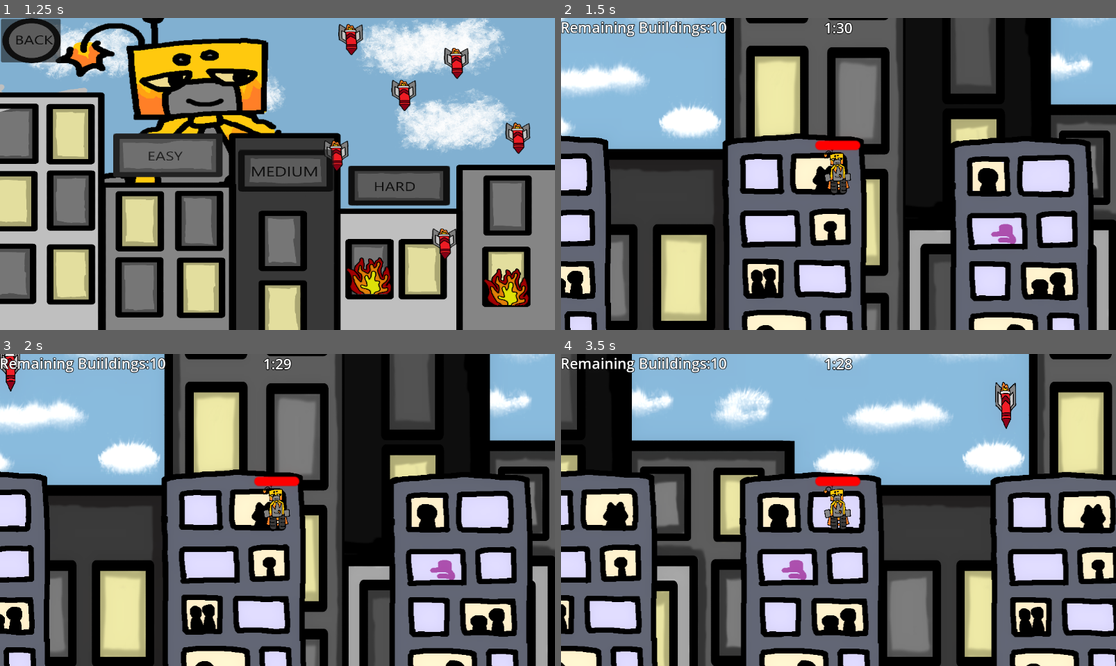
Above: before the commit, frames 1-4 (two rows, left to right).
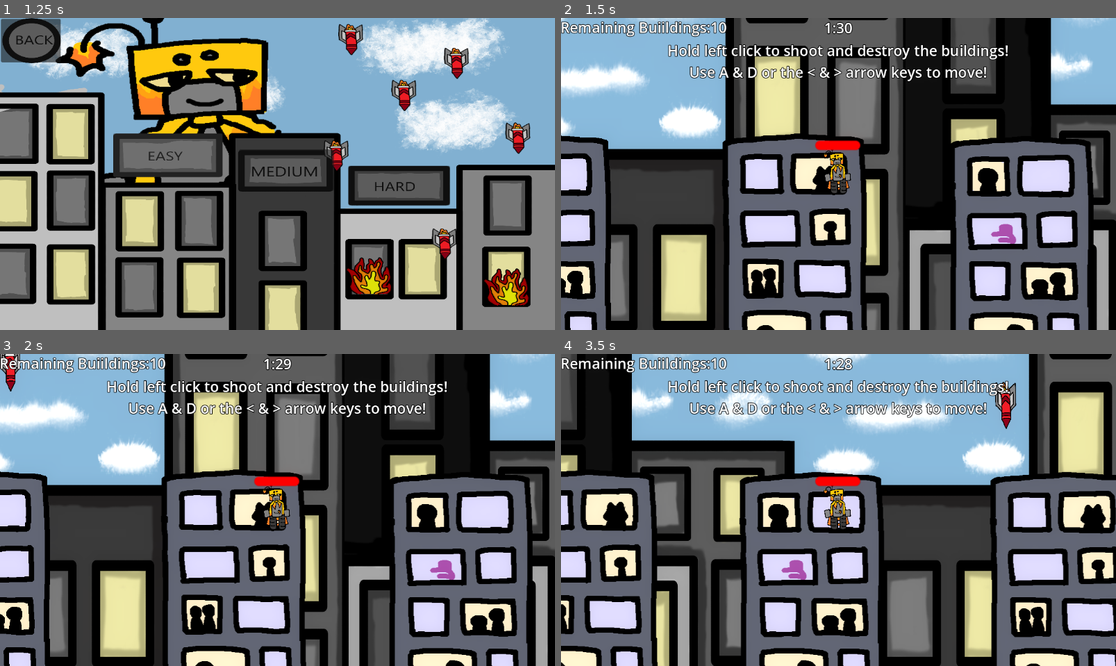
Above: after the commit, the same moments.

Repository: GeirlanthArchivest/oops--i-maybe-did-it-again
Game: Godot game, scene res://Scenes/start_menu.tscn
The game is run twice, just before and just after one commit, with the same random seed, the same clock (stepped at 60 frames per second) and the same inputs. The engine's default icon, where the game draws it, is replaced by a stand-in: a white triangle on a blue panel in a dark square.
Inputs (mouse positions are in pixels of both pictures, inside the frame that each line leads up to):
- Up to frame 1 (1.25 s): click (166, 155) at 0.5 s
- Up to frame 2 (1.5 s): click (727, 155) at 1.25 s
- Up to frame 3 (2 s): no input
- Up to frame 4 (3.5 s): tap Enter (shoot) at 2, 2.85 s; move the mouse to (960, 494) at 2.02 s; hold Enter (shoot) 2.03-2.78 s; hold Right (move_right) from 2.03 s (still down); tap Space (jump) at 2.27, 3.02 s; move the mouse to (727, 525) at 2.77 s

Frame 1 is identical in both runs. In frame 2, 2.1% of the frame differs, in the area x 19-81%, y 8-21%; in frame 3, 2.1%; in frame 4, 2.7%.

Commit message:
Added quick 5 second text to tell you how to play

Diff:
--- a/oops!-i-maybe-did-it-again/Scenes/main_level.tscn
+++ b/oops!-i-maybe-did-it-again/Scenes/main_level.tscn
@@ -77,6 +77,32 @@
 theme_override_font_sizes/font_size = 30
 horizontal_alignment = 1
 
+[node name="Quick guide" type="Control" parent="Camera2D"]
+layout_mode = 3
+anchors_preset = 0
+offset_left = -273.0
+offset_top = -265.0
+offset_right = 227.0
+offset_bottom = -204.0
+
+[node name="Guide_Label" type="Label" parent="Camera2D/Quick guide"]
+layout_mode = 0
+offset_left = -82.0
+offset_top = -13.0
+offset_right = 626.0
+offset_bottom = 44.0
+theme_override_colors/font_outline_color = Color(0, 0, 0, 1)
+theme_override_constants/outline_size = 5
+theme_override_font_sizes/font_size = 30
+text = "Hold left click to shoot and destroy the buildings!
+Use A & D or the < & > arrow keys to move!"
+horizontal_alignment = 1
+
+[node name="Guide_Timer" type="Timer" parent="Camera2D/Quick guide"]
+wait_time = 5.0
+one_shot = true
+autostart = true
+
 [node name="Floor" type="StaticBody2D" parent="." groups=["Floor"]]
 position = Vector2(576, 449)
 collision_layer = 3
@@ -144,4 +170,5 @@
 texture = ExtResource("6_236hc")
 
 [connection signal="timeout" from="Camera2D/TimerLabel/Timer" to="." method="_on_timer_timeout"]
+[connection signal="timeout" from="Camera2D/Quick guide/Guide_Timer" to="." method="_on_guide_timer_timeout"]
 [connection signal="timeout" from="Missile Timer" to="." method="_on_missile_timer_timeout"]
--- a/oops!-i-maybe-did-it-again/Scripts/Level.gd
+++ b/oops!-i-maybe-did-it-again/Scripts/Level.gd
@@ -35,3 +35,6 @@
 	var node = nodes[randf_range(0,nodes.size())]
 
 	missile.global_position = node.global_position
+
+func _on_guide_timer_timeout() -> void:
+	$"Camera2D/Quick guide".visible = false
